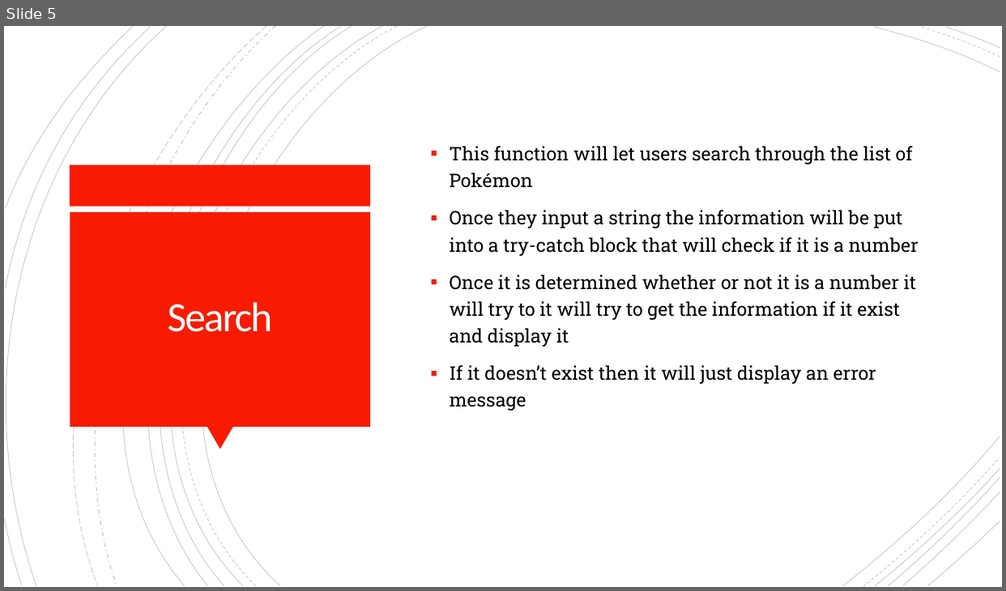
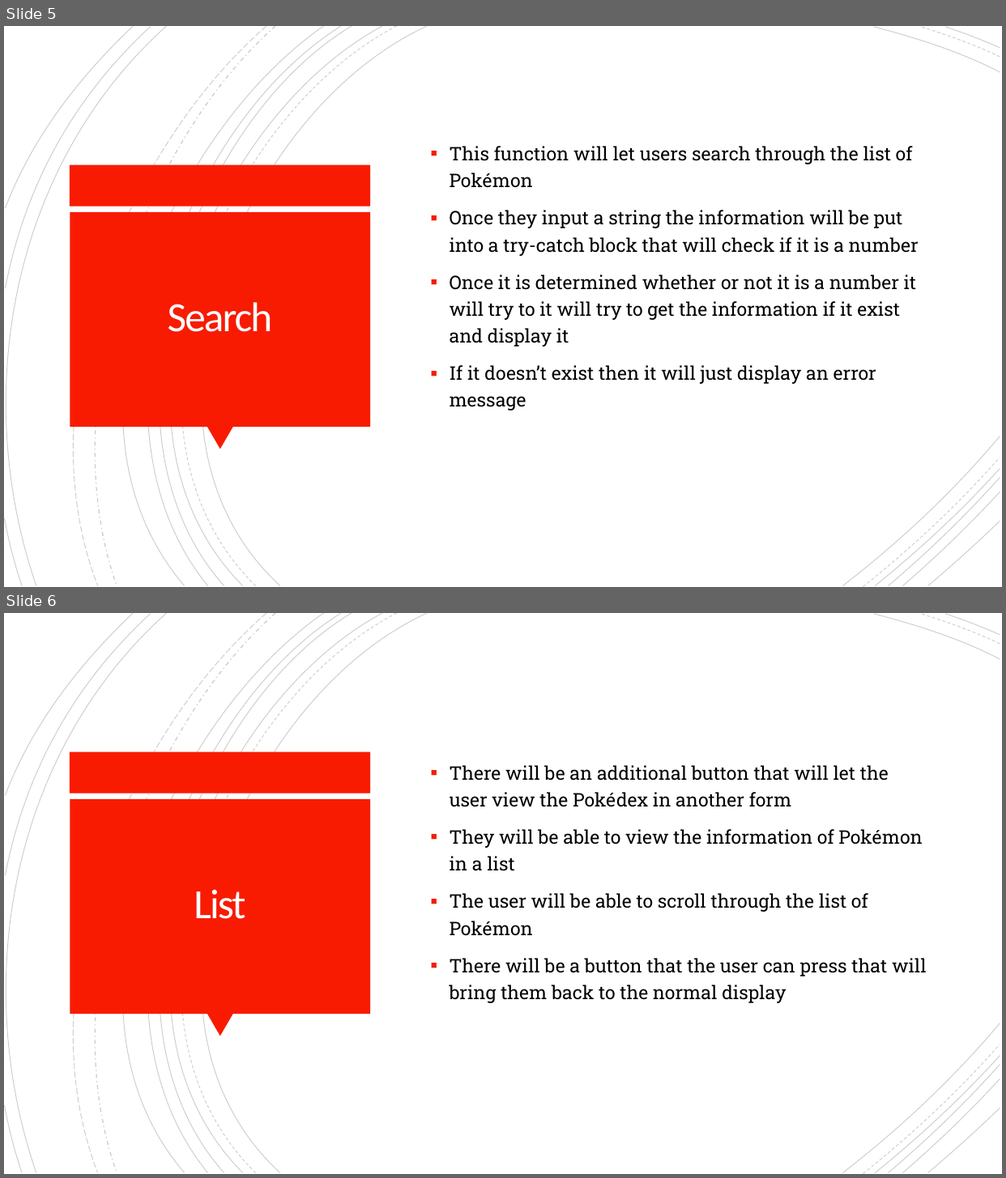
Before and after one commit to WillieLui429/CSC330-Project, a slide deck: CSC330 Presentation.pptx. Shown one above the other, each under a label of ours: slide 5 before the commit, slides 5 and 6 after it. The pictures are 1006x591 and 1006x1178 pixels, drawn with LibreOffice and Linux fonts; fonts in the diff are those of the drawing. Boxes give left, top, right and bottom in pixels: in the first picture for what was removed or moved away, otherwise in the second. Text is boxed around its words. In the diff, an @@ line names an element or a change of style, - is before the commit and + after.

```diff
--- a/CSC330 Presentation.pptx
+++ b/CSC330 Presentation.pptx
@@ slide 6 added at (4,613,1002,1174), background #FFFFFF; not listed: 24 template elements that a slide beside it also shows @@
@@ text added at (450,765,927,1003), 18 pt, text #000000 @@
+▪ There will be an additional button that will let the user view the Pokédex in another form
+▪ They will be able to view the information of Pokémon in a list
+▪ The user will be able to scroll through the list of Pokémon
+▪ There will be a button that the user can press that will bring them back to the normal display
@@ title added at (194,889,245,919), 40 pt, text #FFFEFF @@
+List
```
Also in this commit, not shown: 3 slides changed, 1 other slide added.
